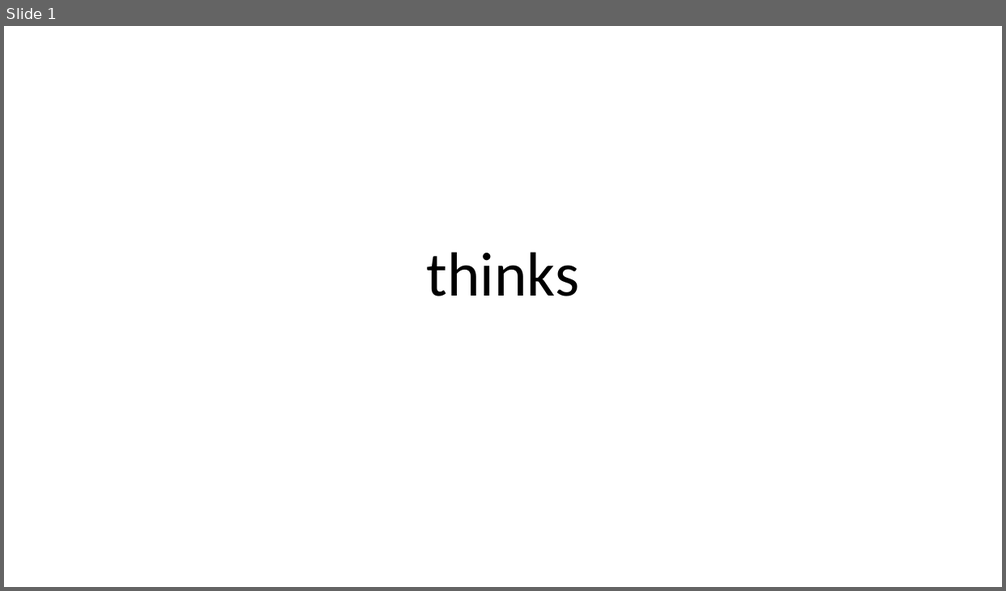
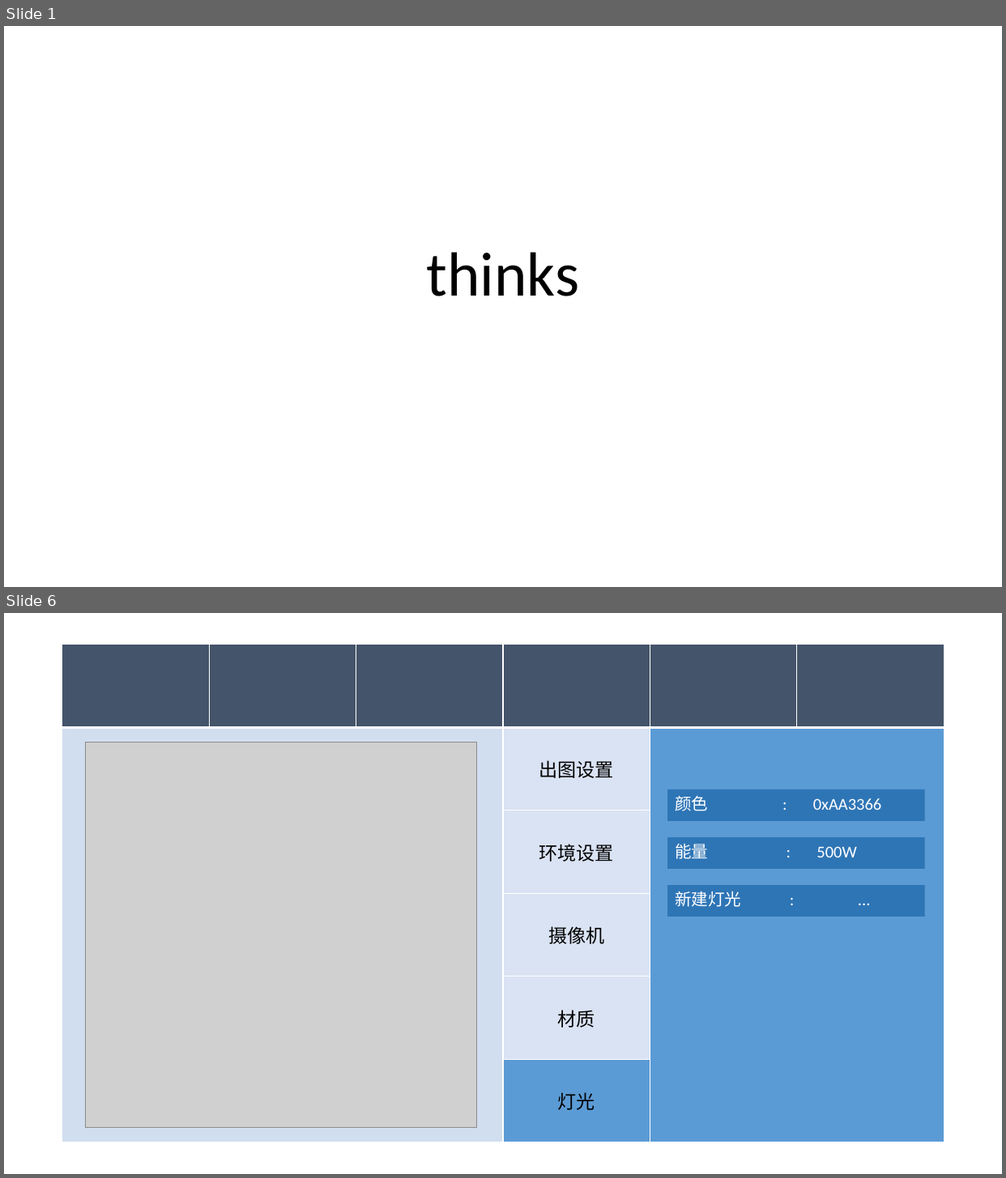
Before and after one commit to vilyLei/voxserver, a slide deck: src/dsrdiffusion/thinks.pptx. Shown one above the other, each under a label of ours: slide 1 before the commit, slides 1 and 6 after it; the slides between them are not shown. The pictures are 1006x591 and 1006x1178 pixels, drawn with LibreOffice and Linux fonts; fonts in the diff are those of the drawing; grey boxes stand for pictures. Boxes give left, top, right and bottom in pixels: in the first picture for what was removed or moved away, otherwise in the second. Text is boxed around its words. In the diff, an @@ line names an element or a change of style, - is before the commit and + after.

```diff
--- a/src/dsrdiffusion/thinks.pptx
+++ b/src/dsrdiffusion/thinks.pptx
@@ slide 6 added at <box>4,613,1002,1174</box>, background #FFFFFF @@
@@ table added at <box>62,645,943,1143</box>, 6 rows, 6 columns @@
+ |  |  |  |  | 
+ |  |  | 出图设置 |  | 
+ |  |  | 环境设置 |  | 
+ |  |  | 摄像机 |  | 
+ |  |  | 材质 |  | 
+ |  |  | 灯光 |  | 
@@ picture added at <box>86,742,476,1128</box> @@
@@ rectangle added at <box>668,790,926,821</box>, fill #2E75B6, 16 pt, text #FFFFFF @@
+颜色 : 0xAA3366
@@ rectangle added at <box>668,837,926,869</box>, fill #2E75B6, 16 pt, text #FFFFFF @@
+能量 : 500W
@@ rectangle added at <box>668,885,926,917</box>, fill #2E75B6, 16 pt, text #FFFFFF @@
+新建灯光 : ...
```
Also in this commit, not shown: 1 slide changed, 6 other slides added, 1 other file.
